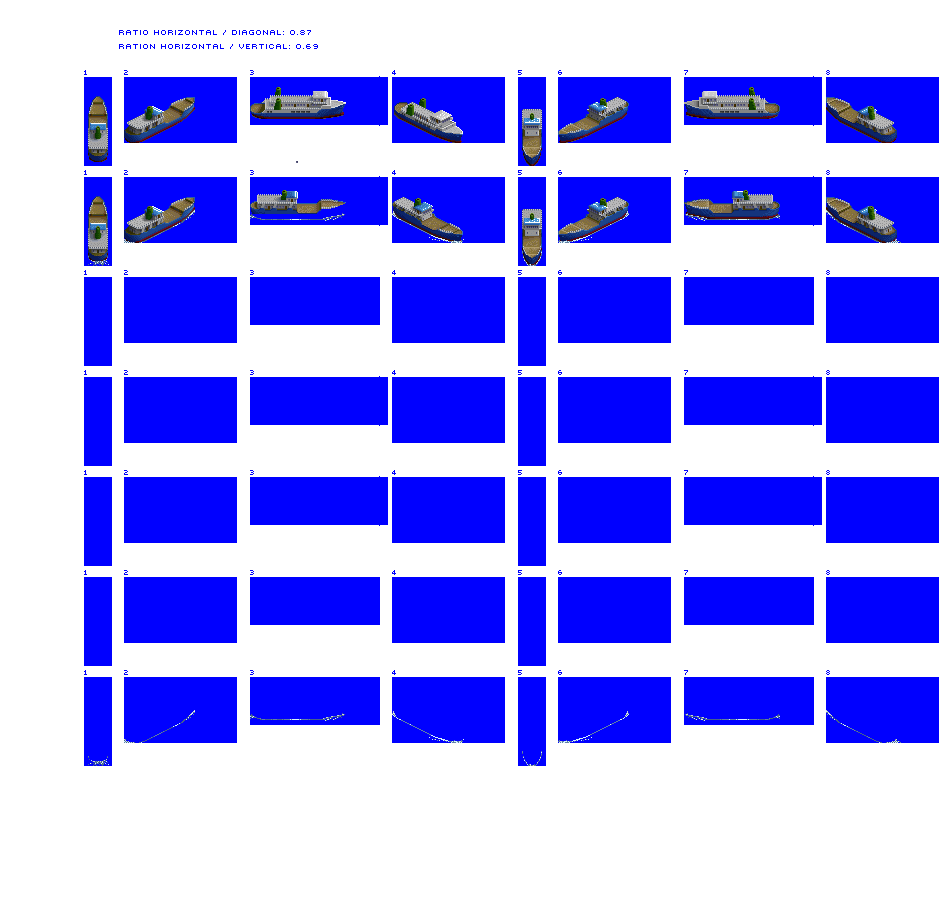
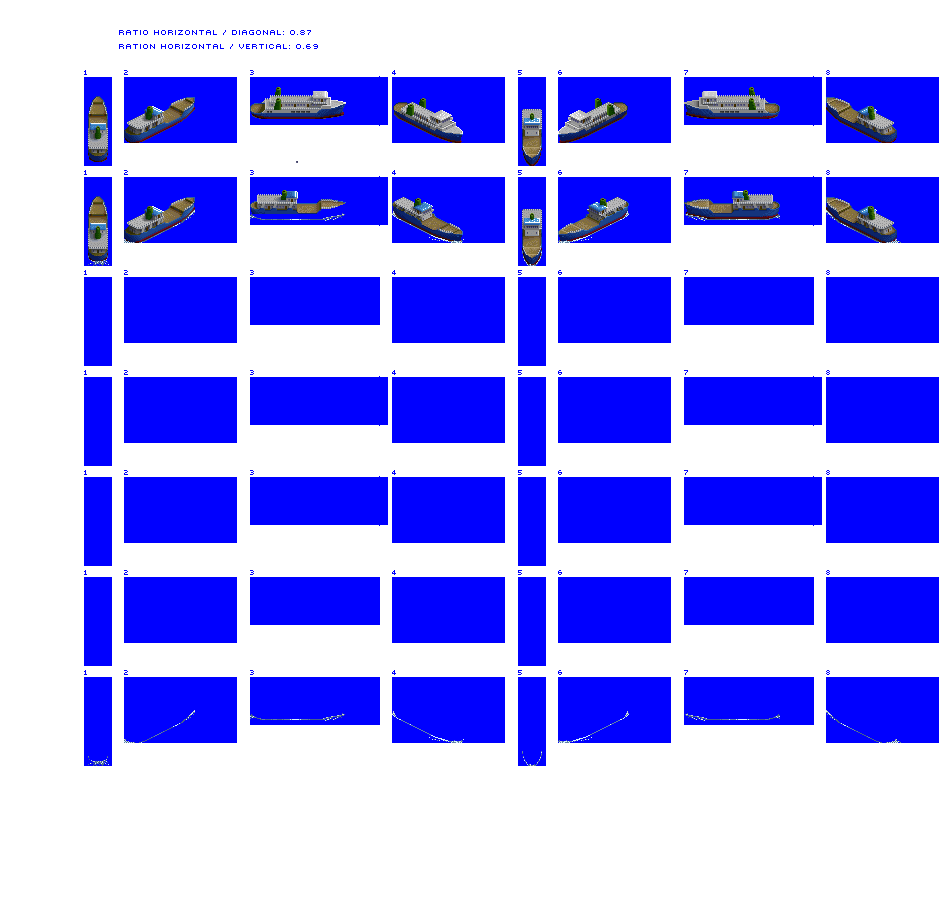
Revision of a layered 950px x 900px image; what changed, layer by layer:
painted on "Vehicle Ferry unloaded" over [393, 97, 629, 143]
